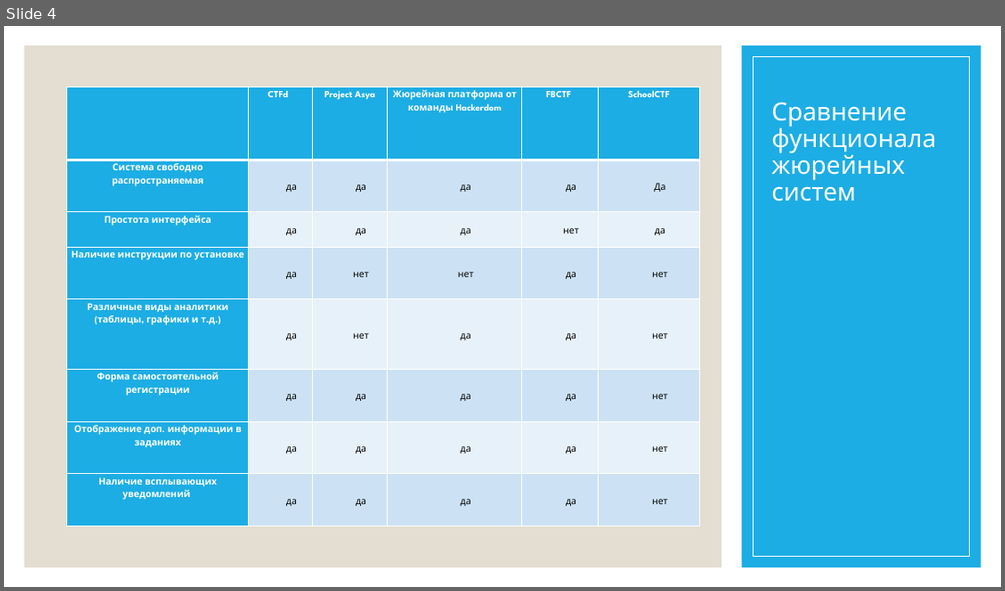
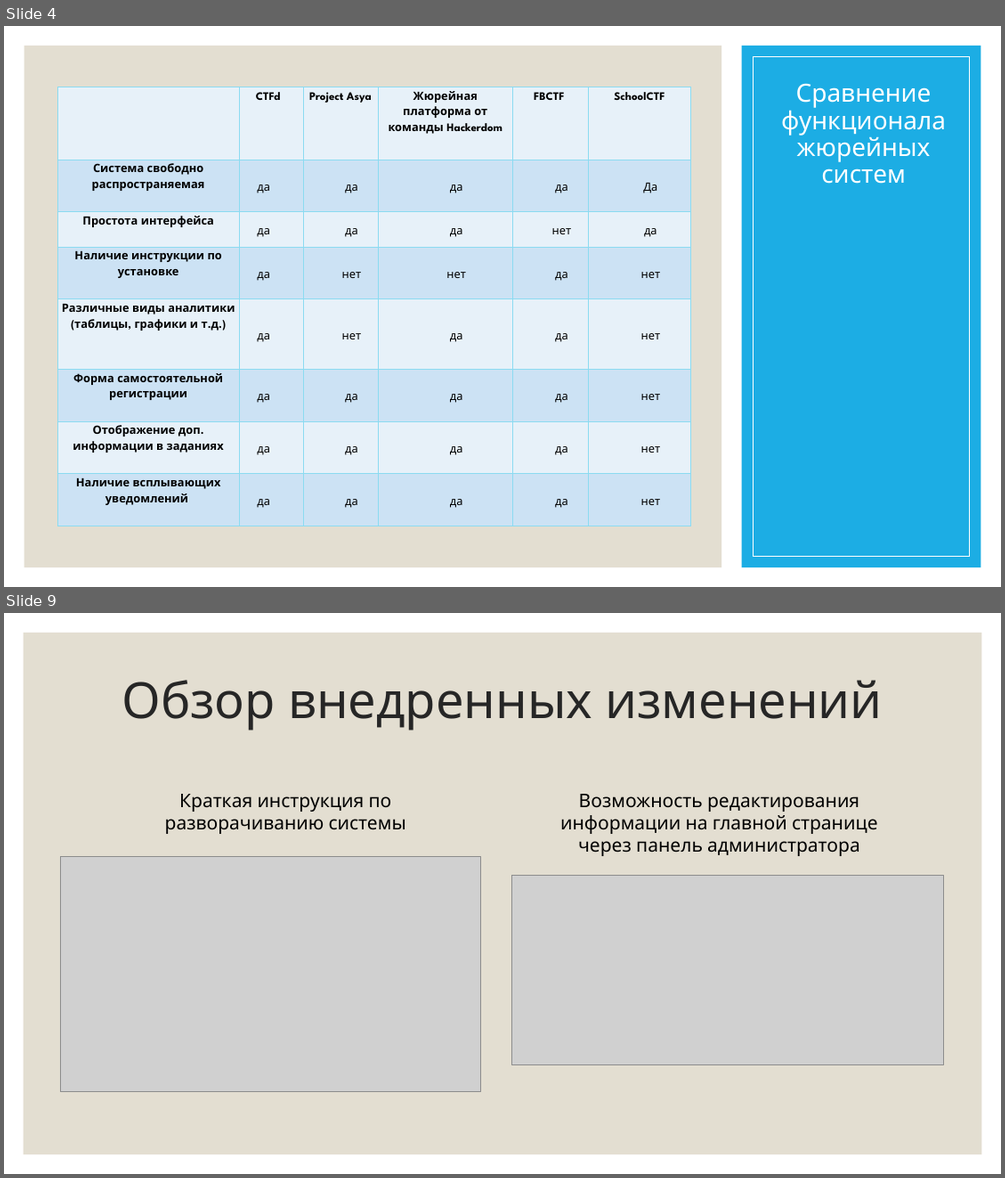
Before and after one commit to PolMarzia/diplom, a slide deck: Prez.pptx. Shown one above the other, each under a label of ours: slide 4 before the commit, slides 4 and 9 after it; the slides between them are not shown. The pictures are 1005x591 and 1005x1178 pixels, drawn with LibreOffice and Linux fonts; fonts in the diff are those of the drawing; grey boxes stand for pictures. Boxes give left, top, right and bottom in pixels: in the first picture for what was removed or moved away, otherwise in the second. Text is boxed around its words. In the diff, an @@ line names an element or a change of style, - is before the commit and + after.

```diff
--- a/Prez.pptx
+++ b/Prez.pptx
@@ slide 9 added at (x1=4, y1=613, x2=1001, y2=1174), background #FFFFFF @@
@@ rectangle added at (x1=24, y1=633, x2=982, y2=1154), fill #E3DED1 @@
@@ title added at (x1=121, y1=680, x2=882, y2=730), 48 pt, text #262626 @@
+Обзор внедренных изменений
@@ text added at (x1=165, y1=794, x2=406, y2=834), 18 pt, text #000000 @@
+Краткая инструкция по разворачиванию системы
@@ text added at (x1=560, y1=794, x2=878, y2=856), 18 pt, text #000000 @@
+Возможность редактирования информации на главной странице через панель администратора
@@ picture added at (x1=60, y1=857, x2=480, y2=1092) @@
@@ picture added at (x1=512, y1=875, x2=943, y2=1064) @@
@@ slide 4 changed as well @@
@@ title "Сравнение функционала жюрейных систем" at (x1=781, y1=83, x2=946, y2=184): alignment left to centre @@
@@ table at (x1=57, y1=87, x2=691, y2=526) @@
@@ fill #1CADE4 to #E8F1FA in 9 cells @@
@@ fill #1CADE4 to #CDE3F5 in 4 cells @@
@@ size 9 to 11 pt @@
@@ text colour #FFFFFF to #000000 in "CTFd", "Project Asya", "Жюрейная платформа от команды Hackerdom", "FBCTF" and 8 more places @@
@@ indent changed @@
@@ borders changed @@
@@ table moved from (x1=67, y1=87, x2=700, y2=526) to (x1=57, y1=87, x2=691, y2=526) @@
```
Also in this commit, not shown: 3 other slides changed, 11 other slides added, 7 other files.
